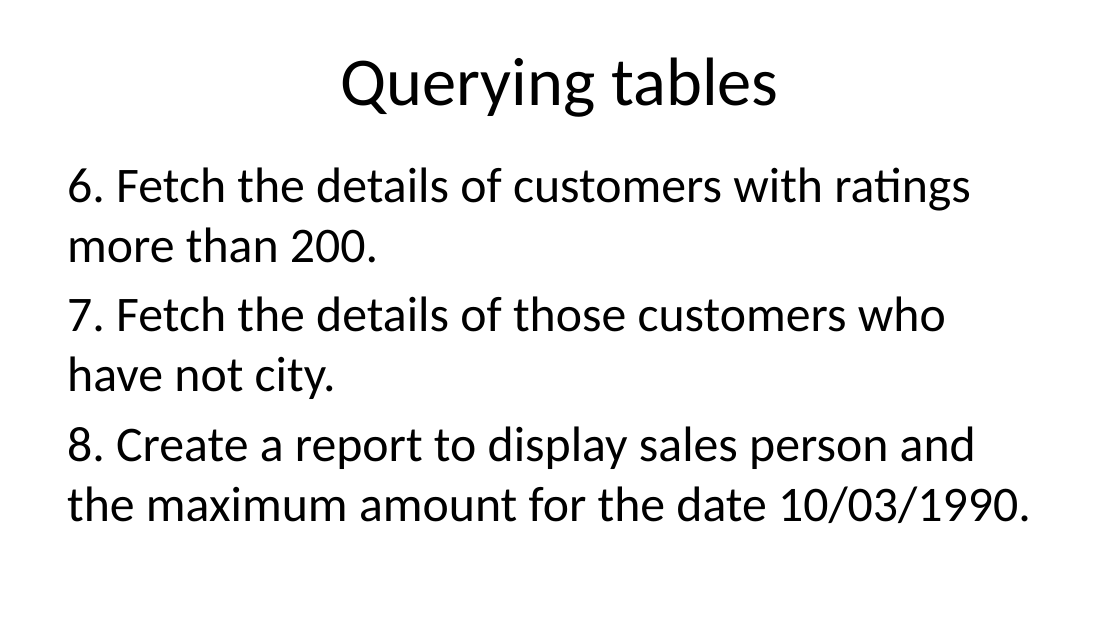
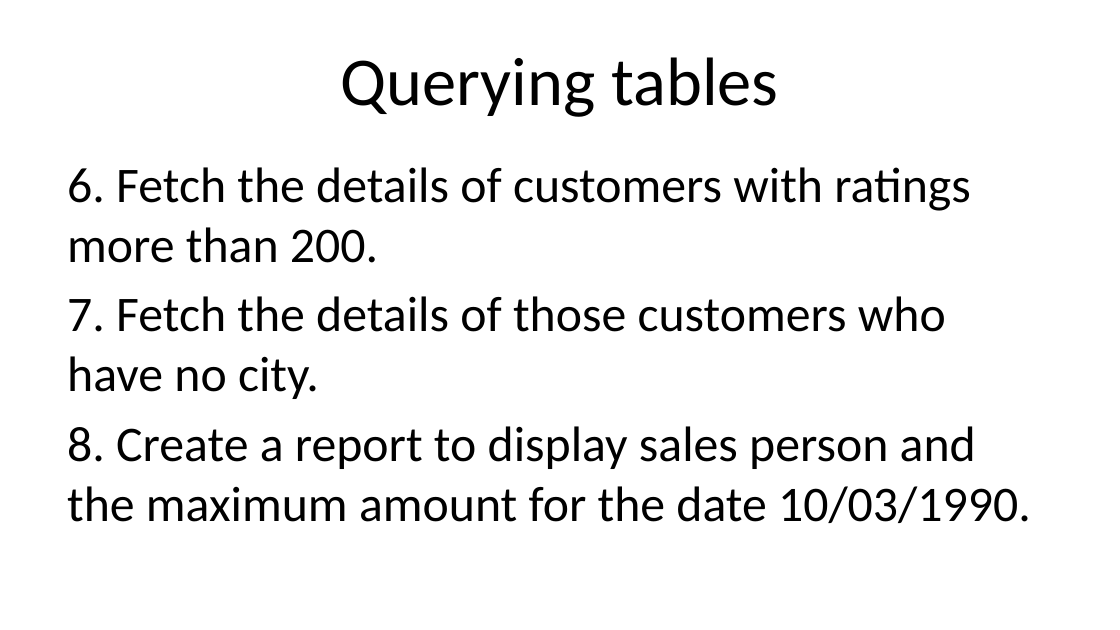
Before and after one commit to Soumya-Ray/GUVI-Oracle-Assignment, a slide deck: slide 11 of Assignment.pptx. Drawn at 1120x630 pixels with LibreOffice and Linux fonts; fonts in the diff are those of the drawing. Boxes give left, top, right and bottom in pixels: in the first picture for what was removed or moved away, otherwise in the second. Text is boxed around its words. In the diff, an @@ line names an element or a change of style, - is before the commit and + after.

```diff
--- a/Assignment.pptx
+++ b/Assignment.pptx
@@ text at [67, 296, 946, 399]: text changed @@
-7. Fetch the details of those customers who have not city.
+7. Fetch the details of those customers who have no city.
```
